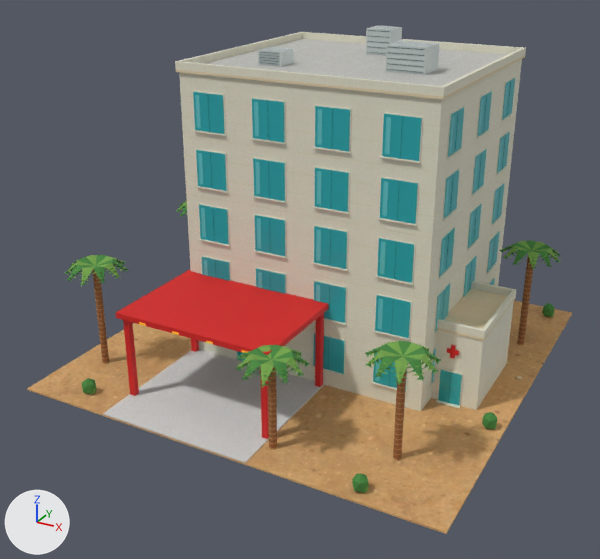
The glTF model game/assets/desert-dreams-3d/209-blender.glb as it was, and as the next commit left it.
Both versions are drawn from a 50 mm camera at (39.1, -76.9, 46.6) aimed at (-0.9, -4.1, 10.3). Lighting does not change. The marker at lower left points along +X, +Y and +Z. The first picture is the older version. Objects named as collision shapes, trigger or cutter boxes, shadow casters or lower levels of detail are left out. Vertices at exactly the same position are counted once.

Names of what the first picture shows: 'cream-hospital-red-emergency-canopy concrete • concrete', 'cream-hospital-red-emergency-canopy cream.001 • stucco', 'cream-hospital-red-emergency-canopy foliage.001', 'cream-hospital-red-emergency-canopy glass.001', 'cream-hospital-red-emergency-canopy glass_light.001', 'cream-hospital-red-emergency-canopy gray_paving • concrete', 'cream-hospital-red-emergency-canopy leaflight.001', 'cream-hospital-red-emergency-canopy metal_light', 'cream-hospital-red-emergency-canopy red', 'cream-hospital-red-emergency-canopy roof.001 • stucco', 'cream-hospital-red-emergency-canopy sand • desert-sand', 'cream-hospital-red-emergency-canopy wood', 'cream-hospital-red-emergency-canopy wood_light' and 5 more.
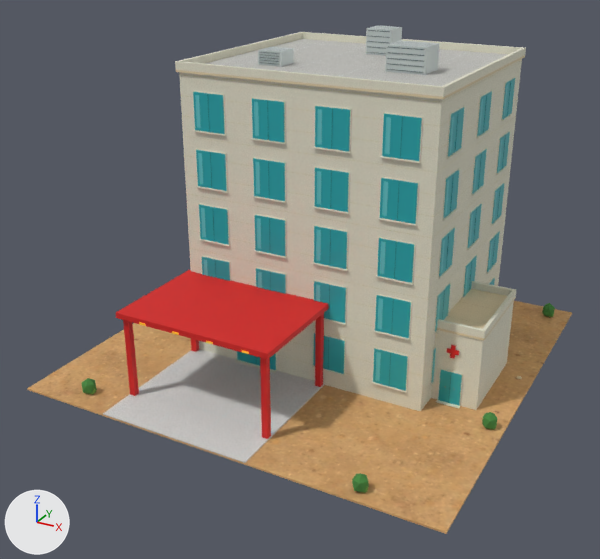
The change, as a diff of the scene's bpy script:
```diff
--- a/game/assets/desert-dreams-3d/209-blender.glb.py
+++ b/game/assets/desert-dreams-3d/209-blender.glb.py
@@ me_palm_leaflets_002 @@
 # used by ob_cream_hospital_red_emergency_canopy_foliage_001; location = (0.0, 0.0, 0.0)
-me_palm_leaflets_002.from_pydata(...)  # 697 vertices, 620 faces; spans x -23.8..23.4, y -23.6..21.7, z 0.0..13.6
+me_palm_leaflets_002.from_pydata(...)  # 192 vertices, 320 faces; spans x -20.8..22.8, y -22.7..21.7, z 0.0..2.0
+# me_palm_leaflets_002 part 1: 105 loose pieces with 505 vertices, spanning x -23.8..23.4, y -23.6..15.5, z 8.9..13.6, are deleted
 me_palm_leaflets_002.materials.append(mat_foliage_001)
@@ me_faceted_palm_crown @@
 # used by ob_cream_hospital_red_emergency_canopy_leaflight_001; location = (0.0, 0.0, 0.0)
-me_faceted_palm_crown.from_pydata(...)  # 601 vertices, 460 faces; spans x -23.3..23.4, y -23.7..21.5, z 0.0..13.6
+me_faceted_palm_crown.from_pydata(...)  # 96 vertices, 160 faces; spans x -20.1..22.7, y -22.3..21.5, z 0.0..1.2
+# me_faceted_palm_crown part 2: 105 loose pieces with 505 vertices, spanning x -23.3..23.4, y -23.7..15.6, z 8.9..13.6, are deleted
 me_faceted_palm_crown.materials.append(mat_leaflight_001)
@@ ob_cream_hospital_red_emergency_canopy_wood @@
-ob_cream_hospital_red_emergency_canopy_wood = bpy.data.objects.new('cream-hospital-red-emergency-canopy wood', me_cylinder)
-ob_cream_hospital_red_emergency_canopy_wood.location = (0.0, 0.0, 0.0)
@@ ob_cream_hospital_red_emergency_canopy_wood_light @@
-ob_cream_hospital_red_emergency_canopy_wood_light = bpy.data.objects.new('cream-hospital-red-emergency-canopy wood_light', me_cylinder_001)
-ob_cream_hospital_red_emergency_canopy_wood_light.location = (0.0, 0.0, 0.0)
```

Changed parts and their boxes [x1, y1, x2, y2] in the pictures (600 x 559 px):
'cream-hospital-red-emergency-canopy foliage.001', reshaped
    before: [65, 202, 561, 492]
    after: [81, 303, 555, 492]
'cream-hospital-red-emergency-canopy leaflight.001', reshaped (mostly hidden afterwards)
    before: [67, 200, 561, 493]
    after: [91, 313, 554, 493]
'cream-hospital-red-emergency-canopy wood', deleted
    before: [92, 258, 533, 460]
'cream-hospital-red-emergency-canopy wood_light', deleted
    before: [92, 257, 533, 460]
part 1 of me_palm_leaflets_002, deleted
    before: [65, 202, 561, 386]
part 2 of me_faceted_palm_crown, deleted
    before: [67, 200, 561, 389]
